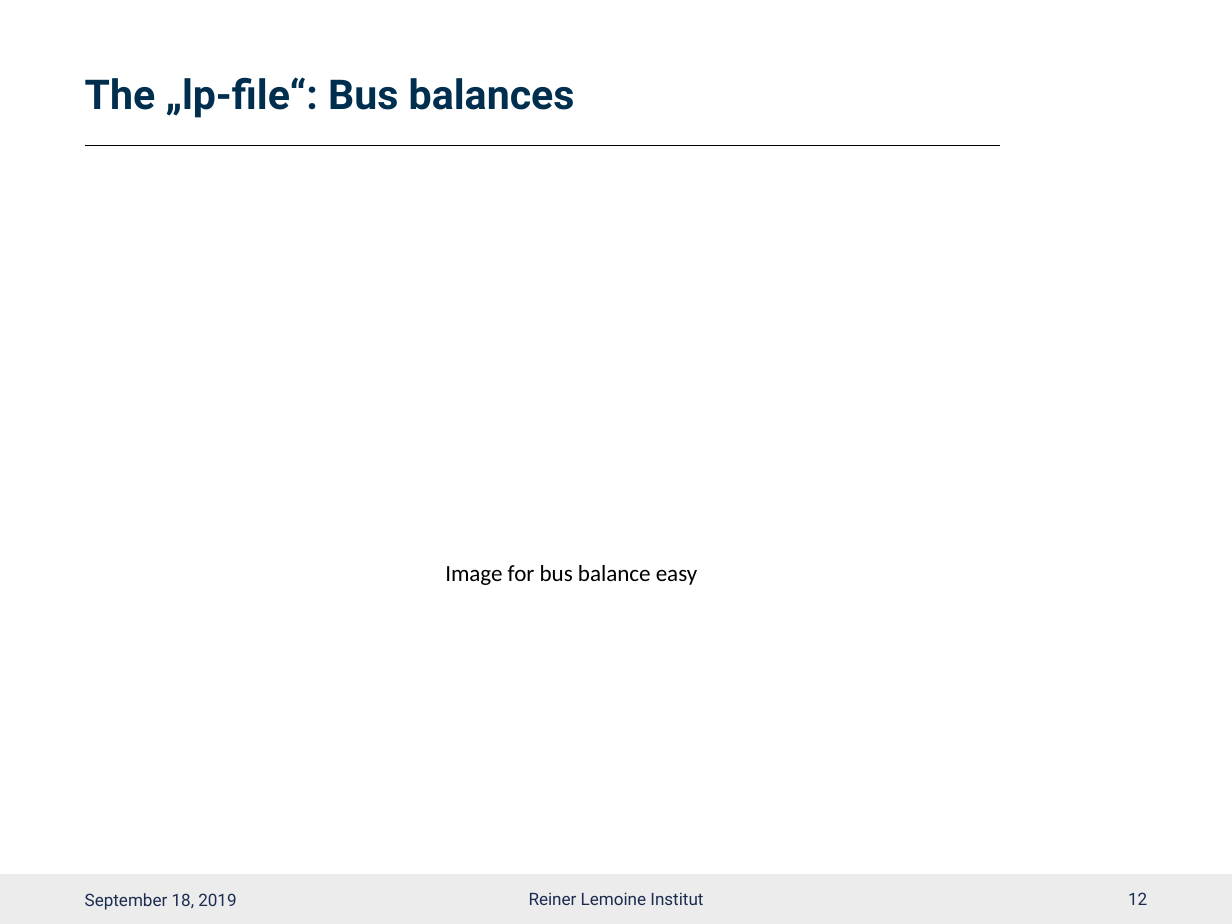
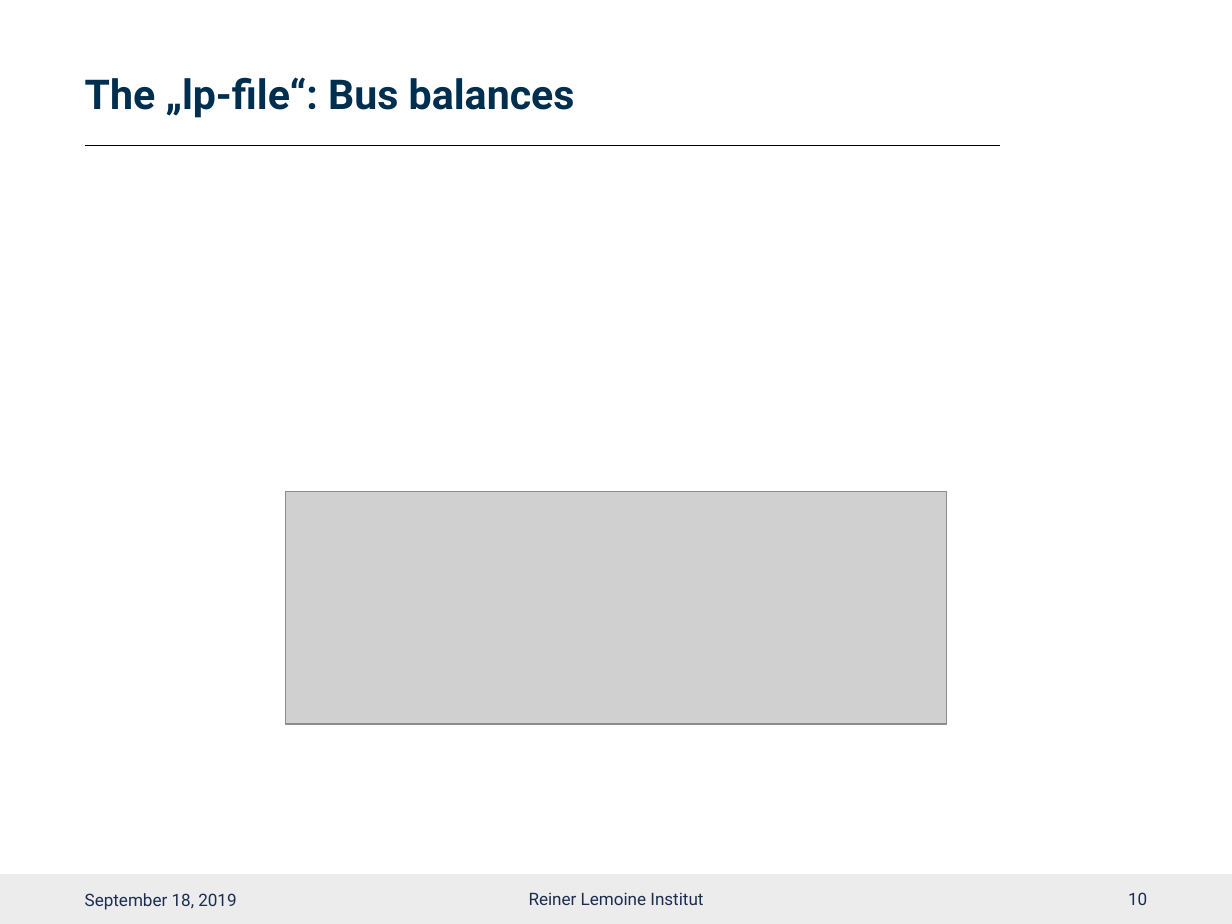
Before and after one commit to smartie2076/oemof_workshop, a slide deck: slide 11 of Oemof_Workshop_07_Constraints.pptx (slide 13 before the commit). Drawn at 1232x924 pixels with LibreOffice and Linux fonts; fonts in the diff are those of the drawing; grey boxes stand for pictures; background and template pictures are left out. Boxes give left, top, right and bottom in pixels: in the first picture for what was removed or moved away, otherwise in the second. Text is boxed around its words. In the diff, an @@ line names an element or a change of style, - is before the commit and + after.

```diff
--- a/Oemof_Workshop_07_Constraints.pptx
+++ b/Oemof_Workshop_07_Constraints.pptx
@@ picture added at (286, 492, 946, 724) @@
@@ text removed at (445, 565, 697, 585) @@
-Image for bus balance easy
@@ page number at (1128, 892, 1147, 905): text changed @@
-12
+10
```
Also in this commit, not shown: 11 other slides changed, 2 slides removed, 1 other file.
